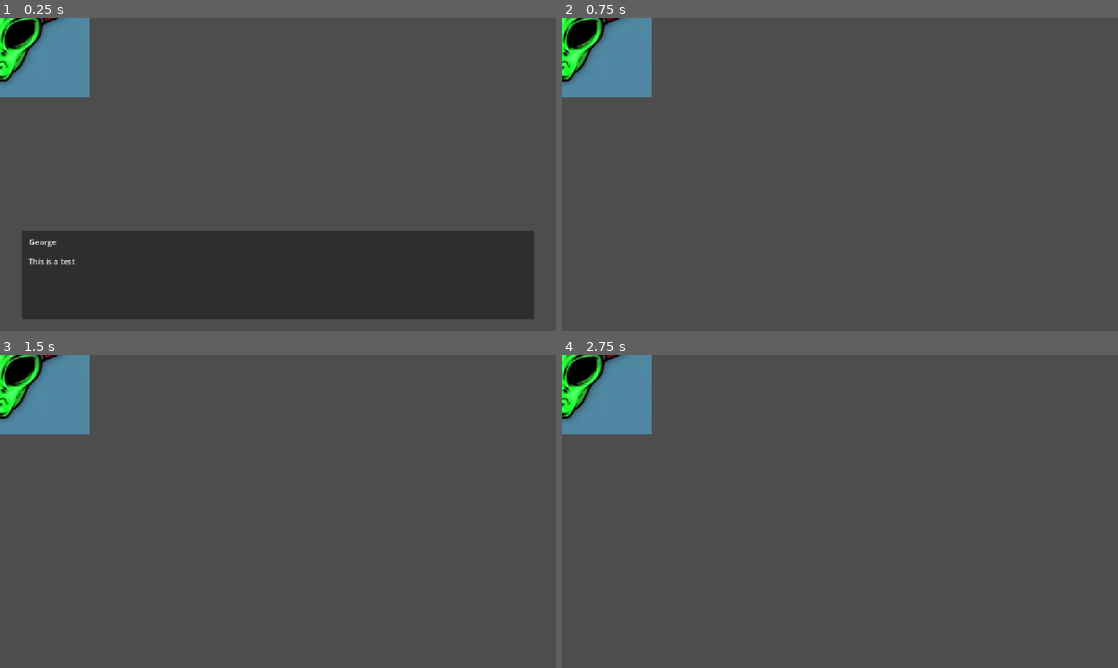
Above: before the commit, frames 1-4 (two rows, left to right).
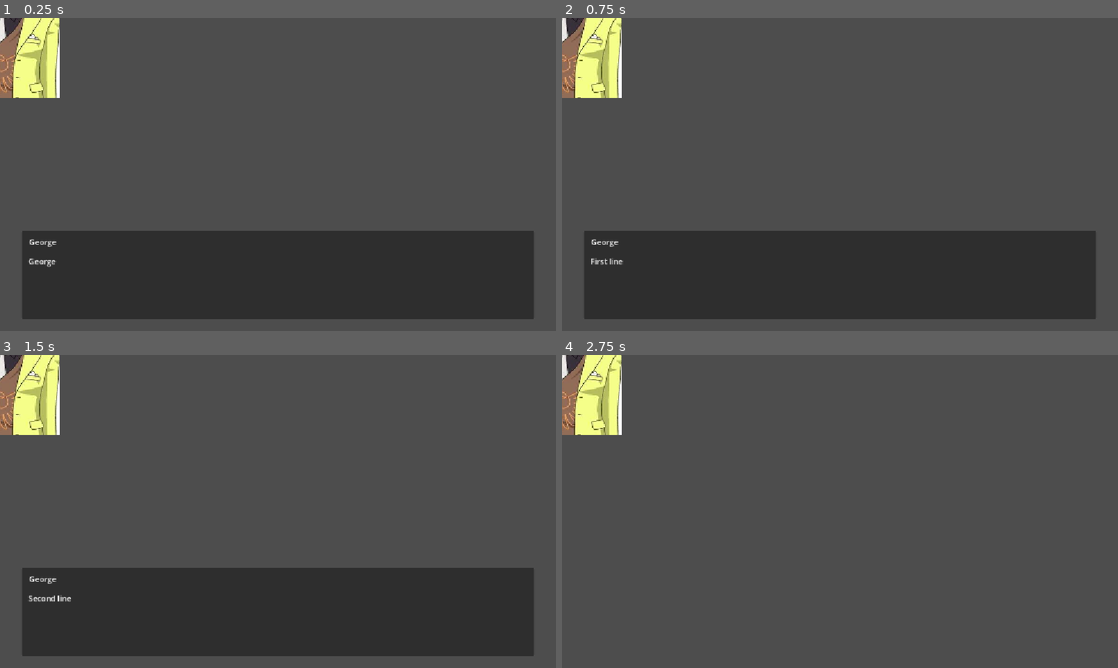
Above: after the commit, the same moments.

Repository: Hugtand2/dd-uge-2
Game: Godot game, scene res://!DEBUG/DebugScenes/test_dialogue/test_dialogue.tscn
Two runs of this game, one before a commit and one after it. Both use one fixed random seed, a clock stepped at 60 frames per second and the inputs below. This scene is started directly instead of the project's main scene.
Inputs (mouse positions are in pixels of both pictures, inside the frame that each line leads up to):
- Up to frame 1 (0.25 s): no input
- Up to frame 2 (0.75 s): tap Enter at 0.5 s; move the mouse to (962, 158) at 0.52 s; hold Space (Confirm) from 0.53 s (still down); click (962, 158) at 0.67 s
- Up to frame 3 (1.5 s): release Space (Confirm) at 1.25 s; drag from (166, 527) to (250, 574) at 1.27 s
- Up to frame 4 (2.75 s): tap Space (Confirm) at 2 s; move the mouse to (895, 442) at 2.02 s; hold Space (Confirm) from 2.03 s (still down); click (895, 442) at 2.17 s

The runs differ from the first frame. In frame 1, 4.2% of the frame differs, in the area x 0-17%, y 0-80%; in frame 2, 30%, in the area x 0-96%, y 0-97%; in frame 3, 30%; in frame 4, 4.1%.

Commit message:
Made customer_data.txt file reader

Diff:
--- a/!DEBUG/DebugScenes/test_dialogue/test_dialogue.gd
+++ b/!DEBUG/DebugScenes/test_dialogue/test_dialogue.gd
@@ -3,7 +3,7 @@
 var george_sprite: Sprite2D
 
 func _ready() -> void:
-	var customer = Customer.new("George", "res://Resources/UIAssets/Alien.png")
+	var customer = Customer.new("George")
 	add_child(customer)
-	customer.lines.append_array(["This is a test", "Next line"])
+	customer.lines.append_array(customer.data)
 	customer.speak()
--- a/Classes/Customer.gd
+++ b/Classes/Customer.gd
@@ -2,14 +2,23 @@
 extends Node2D
 
 var sprite: Sprite2D
-var lines: Array[String] = []
+var data: PackedStringArray
+var lines: PackedStringArray = []
 
-func _init(new_name: String, sprite_path: String) -> void:
+func _init(new_name: String, sprite_path: String = "") -> void:
 	name = new_name
+	var file: FileAccess = FileAccess.open(
+		"res://Resources/Customers/"+new_name+"/"+new_name.to_lower()+"_data.txt",
+		FileAccess.READ
+		)
+	data = file.get_as_text().split("\n")
+	sprite = Sprite2D.new()
 	if sprite_path != "":
-		sprite = Sprite2D.new()
 		sprite.texture = load(sprite_path)
-		add_child(sprite) # Draw sprite
+	else:
+		sprite.texture = load("res://Resources/Customers/"+new_name+"/"+new_name.to_lower()+".jpg")
+	add_child(sprite) # Draw sprite
+
 
 func speak() -> void:
 	DialogueBox.show_lines(name, lines)
--- a/project.godot
+++ b/project.godot
@@ -33,8 +33,7 @@
 "res://Resources/": "pink",
 "res://Resources/Audio/": "pink",
 "res://Scenes/main/": "purple",
-"res://Setup/": "teal",
-"res://addons/": "gray"
+"res://Setup/": "teal"
 }
 
 [input]
Binary file added: Resources/Customers/George/george.jpg
Not shown, added: Resources/Customers/George/george.jpg.import
Not shown, changed: Resources/Customers/George/george_data.txt
